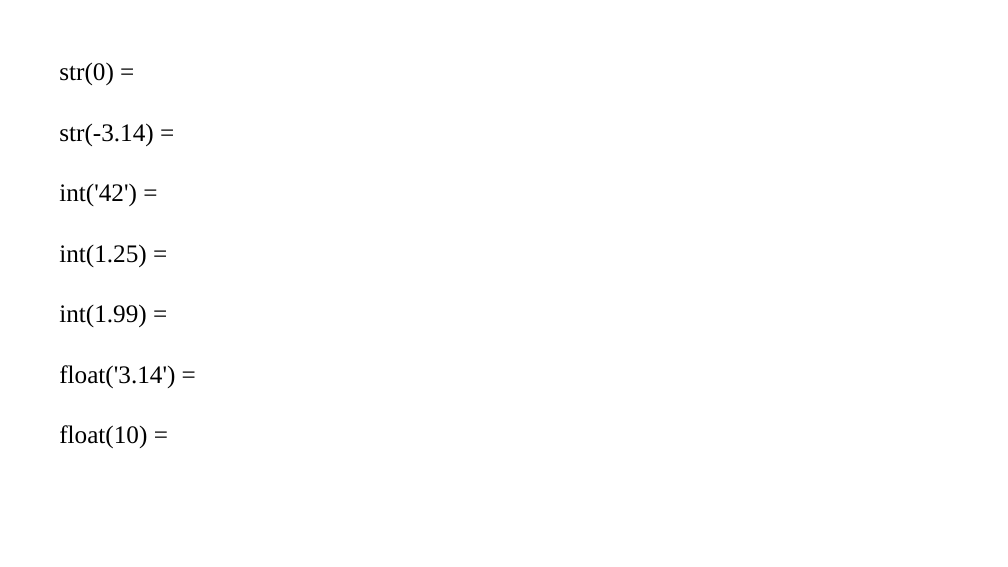
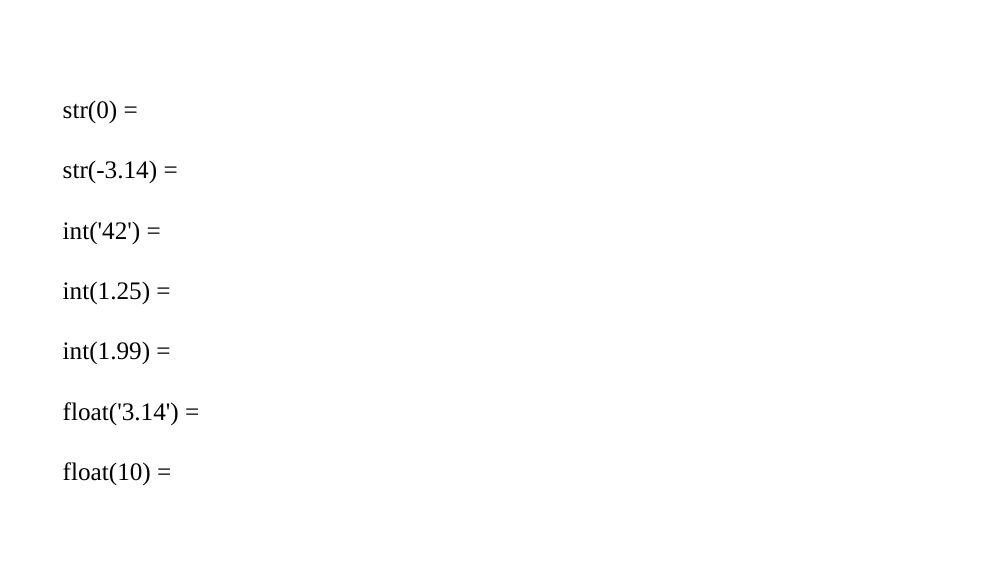
Before and after one commit to donuthack/KB-21, a slide deck: slide 2 of Python/1/tasks.pptx. Drawn at 1008x567 pixels with LibreOffice and Linux fonts; fonts in the diff are those of the drawing. Boxes give left, top, right and bottom in pixels: in the first picture for what was removed or moved away, otherwise in the second. Text is boxed around its words. In the diff, an @@ line names an element or a change of style, - is before the commit and + after.

```diff
--- a/Python/1/tasks.pptx
+++ b/Python/1/tasks.pptx
@@ text "str(0) =": place and size @@
-text "str(0) =" at <box>59,62,175,448</box>
+text "str(0) =" at <box>63,101,179,485</box>
```
Also in this commit, not shown: 1 slide added.
